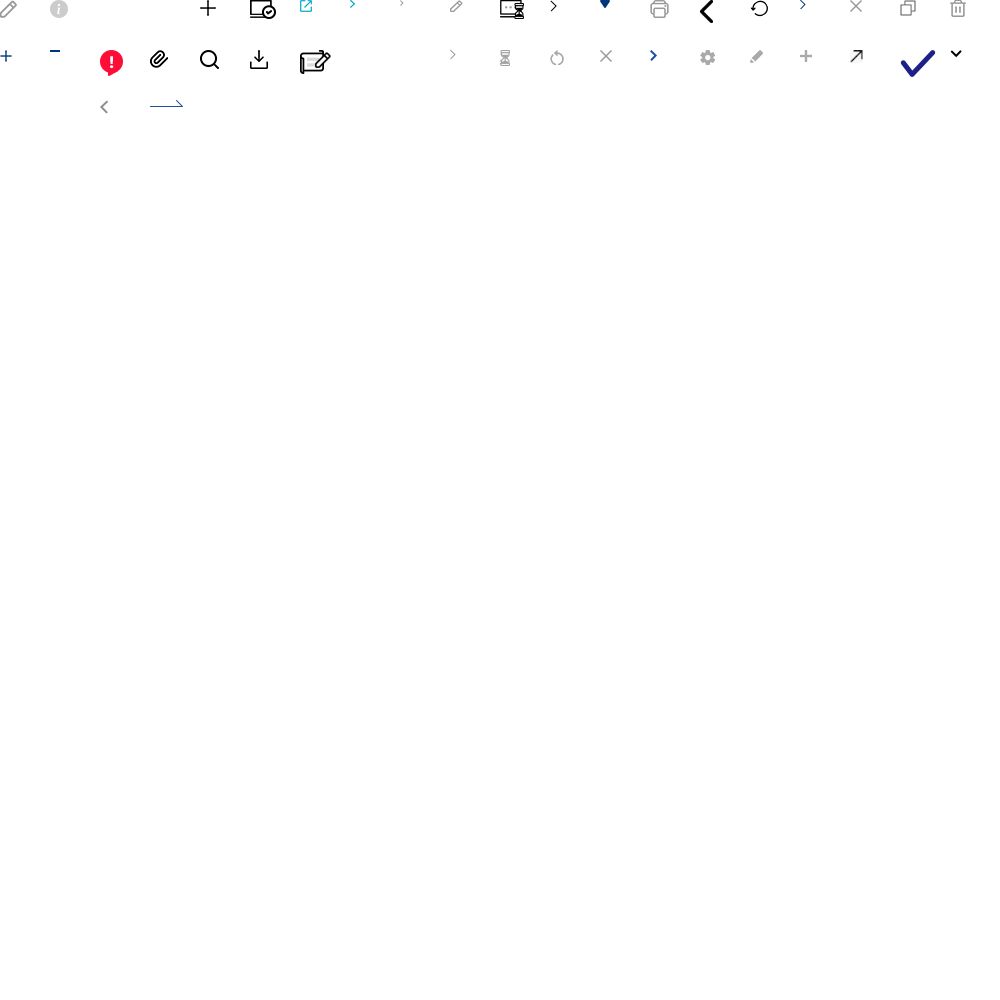
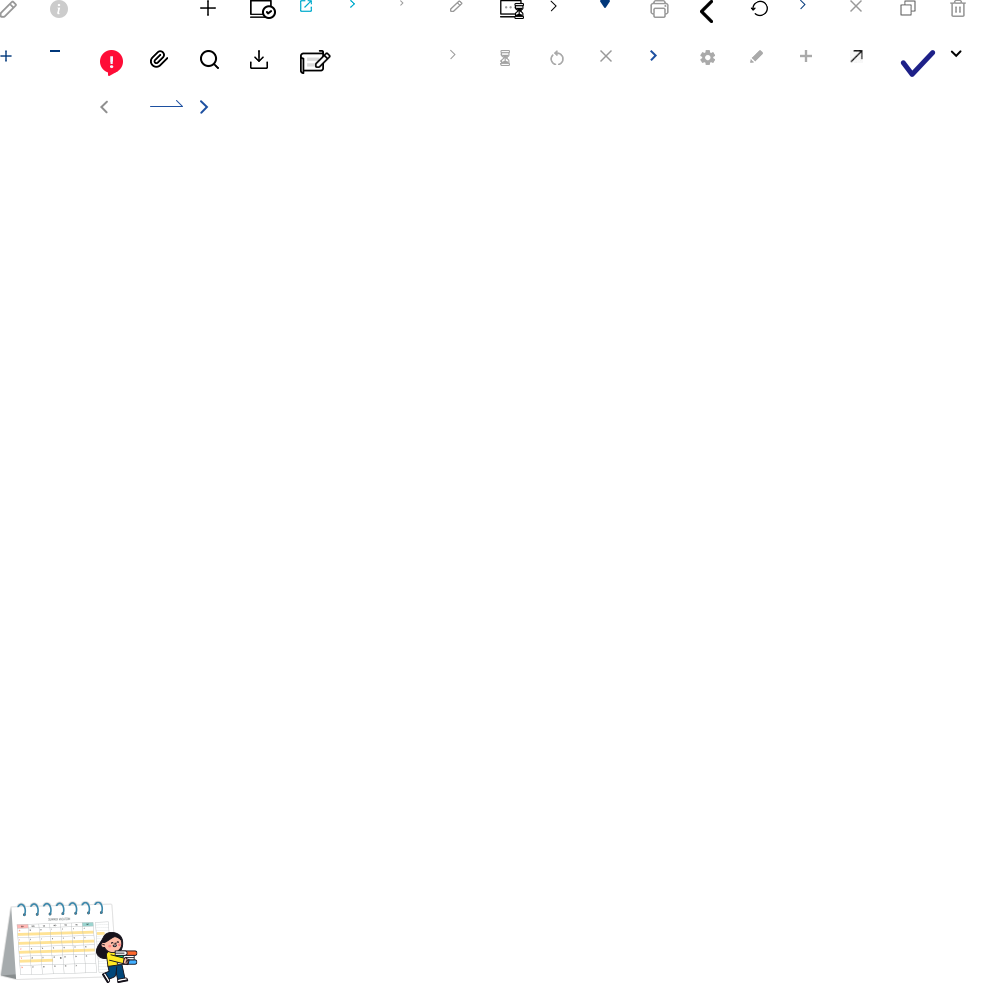
Layered file, before and after one edit (1000×1000). Changes by layer:
added group "Big" with 1 layers above "레이어 60" over [0, 900, 138, 984]
added layer "레이어 59" in group "Big" over [0, 900, 138, 984]
added layer "레이어 60" above "그룹 3" over [200, 100, 209, 114]
